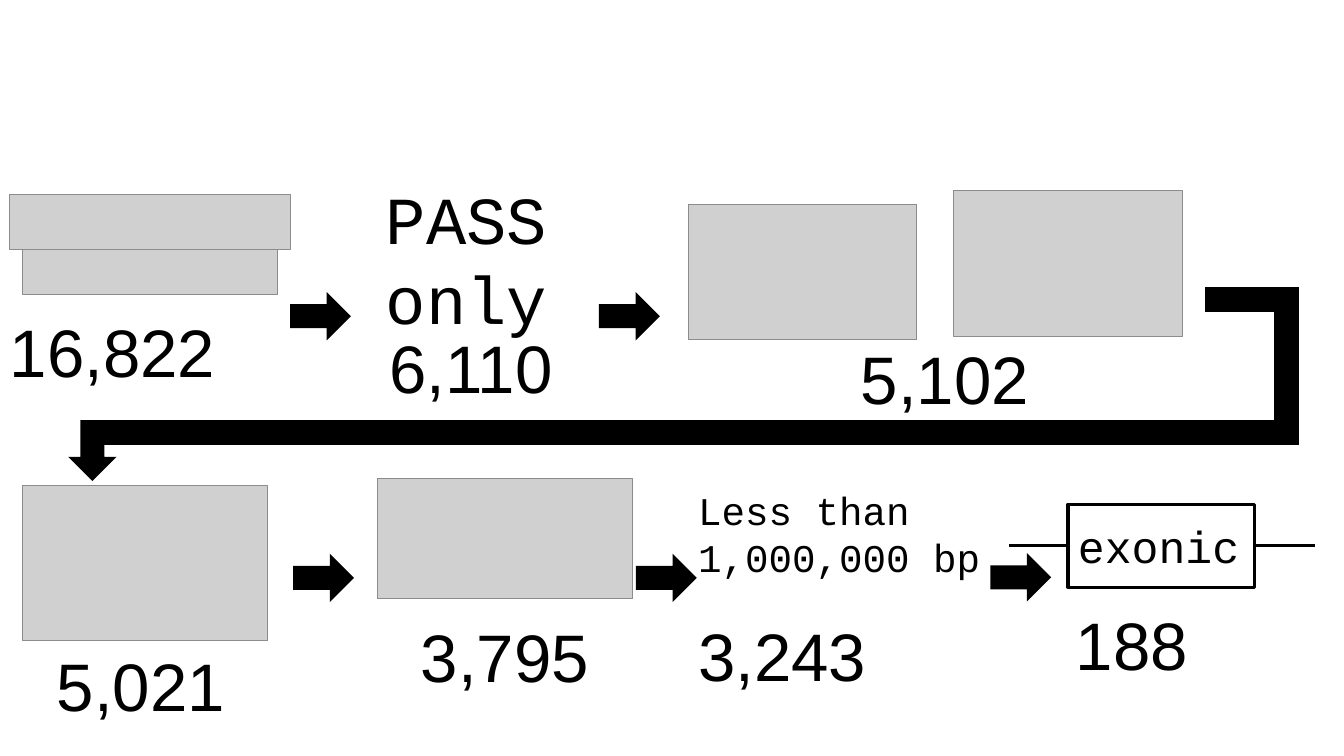
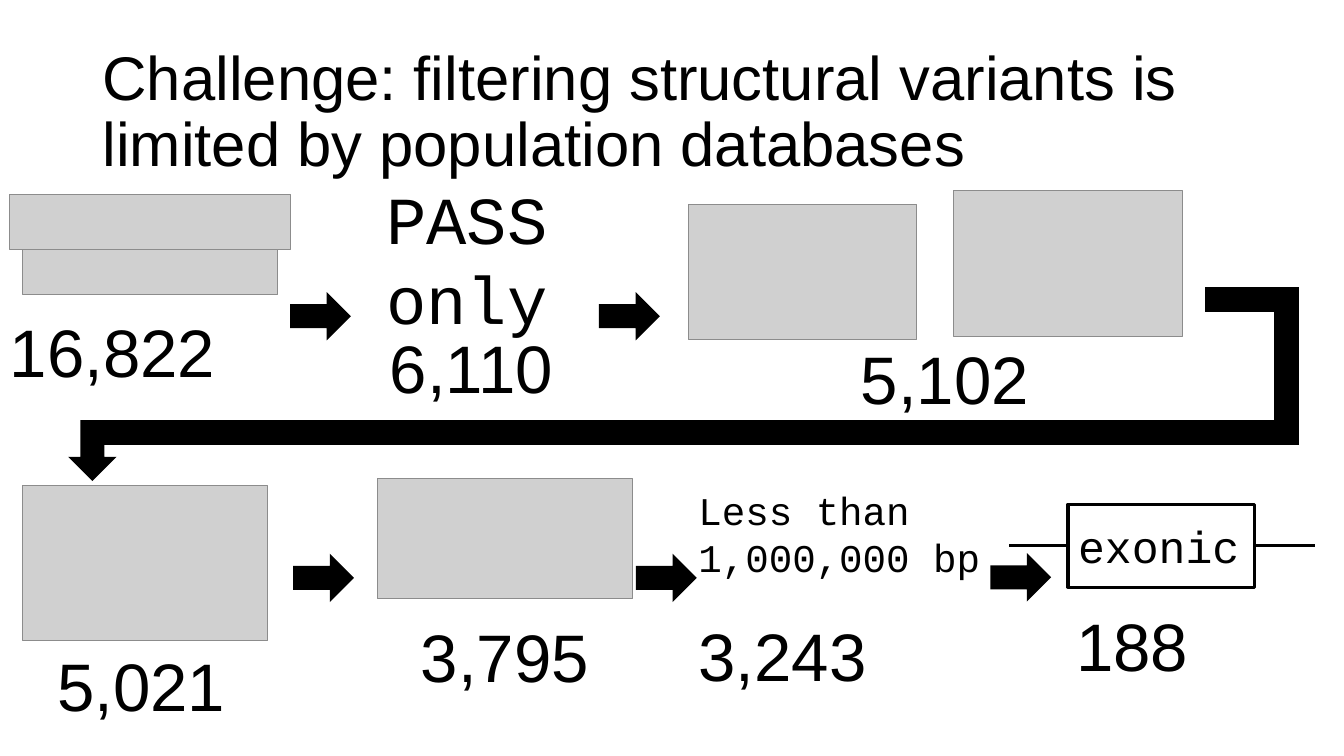
Before and after one commit to SVAI/Undiagnosed-1, a slide deck: slide 2 of Catch23/Hackathon Team Presentation.pptx. Drawn at 1344x756 pixels with LibreOffice and Linux fonts; fonts in the diff are those of the drawing; grey boxes stand for pictures. Boxes give left, top, right and bottom in pixels: in the first picture for what was removed or moved away, otherwise in the second. Text is boxed around its words. In the diff, an @@ line names an element or a change of style, - is before the commit and + after.

```diff
--- a/Catch23/Hackathon Team Presentation.pptx
+++ b/Catch23/Hackathon Team Presentation.pptx
@@ title added at (102, 55, 1176, 178), 44 pt, text #000000 @@
+Challenge: filtering structural variants is limited by population databases
```
Also in this commit, not shown: 5 slides added, 2 slides removed, 1 other file.
